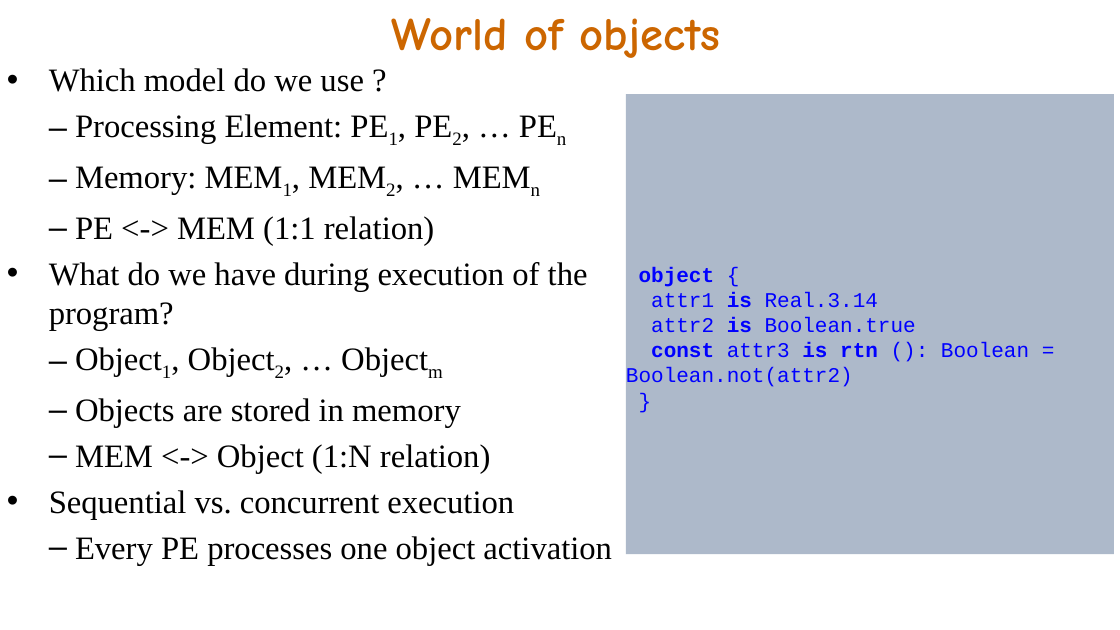
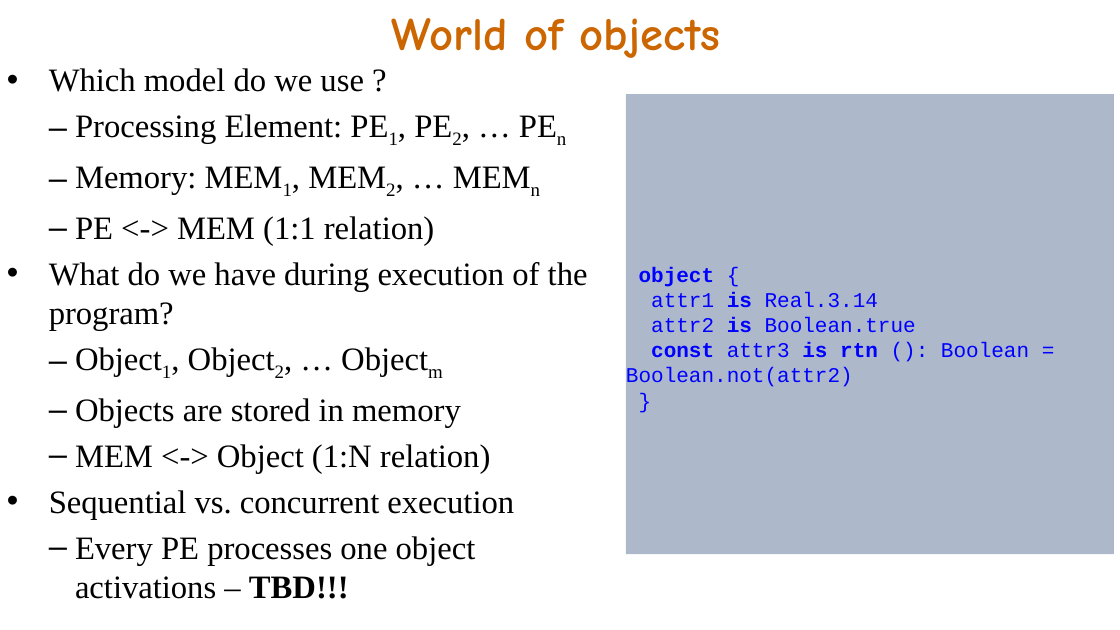
Before and after one commit to akanatov/SLang-, a slide deck: slide 1 of Docs/Object world.pptx. Drawn at 1120x630 pixels with LibreOffice and Linux fonts; fonts in the diff are those of the drawing. Boxes give left, top, right and bottom in pixels: in the first picture for what was removed or moved away, otherwise in the second. Text is boxed around its words. In the diff, an @@ line names an element or a change of style, - is before the commit and + after.

```diff
--- a/Docs/Object world.pptx
+++ b/Docs/Object world.pptx
@@ text at <box>75,536,476,599</box>: text changed @@
-  – Every PE processes one object activation
+  – Every PE processes one object activations – TBD!!!
```
Also in this commit, not shown: 4 other slides changed, 2 slides added, 6 other files.
